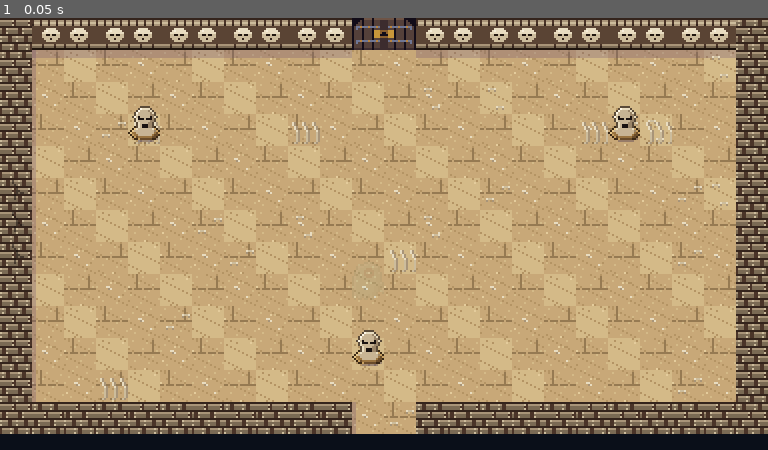
Above: before the commit, frame 1.
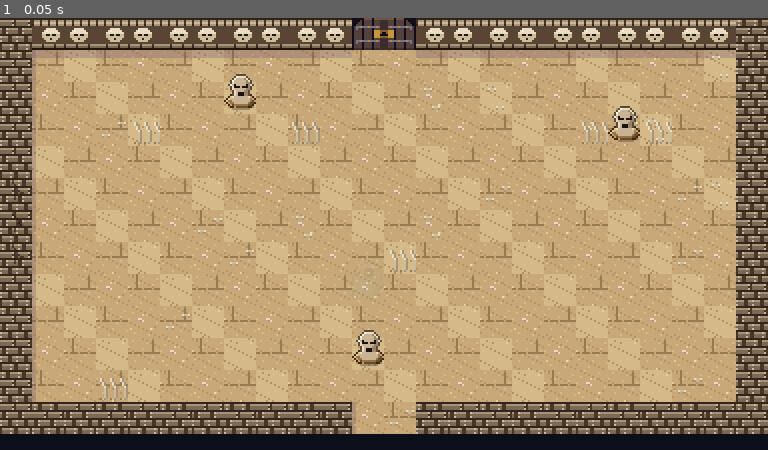
Above: after the commit, the same moment.

Repository: ashciraulo/Leviathan
Game: Godot game, scene res://rooms/room_40_8.tscn
The game is run twice, just before and just after one commit, with the same random seed, the same clock (stepped at 60 frames per second) and the same inputs. This scene is started directly instead of the project's main scene.
Inputs:
- Up to frame 1 (0.05 s): no input

The runs differ from the first frame. In frame 1, 0.3% of the frame differs, in the area x 16-34%, y 12-29%.

Commit message:
Marrow Tomb: review fixes (map, echo room bounds, Regent cooldown, Hush hurtbox)
Co-Authored-By: Claude Opus 5.5 <noreply@anthropic.com>
Claude-Session: https://claude.ai/code/session_01UYEn5VjHLAcVEoVjeQTmCo

Diff:
--- a/rooms/room_40_8.tscn
+++ b/rooms/room_40_8.tscn
@@ -12,8 +12,8 @@
 chest_hidden = true
 layout = "###########GG###########
 #......................#
-#......................#
-#...Z..............Z...#
+#......Z...............#
+#..................Z...#
 #......................#
 $..........C...........#
 $......................#
--- a/scripts/tomb/echo_wave.gd
+++ b/scripts/tomb/echo_wave.gd
@@ -12,10 +12,13 @@
 
 var _time := 0.0
 var _heard := {}
+var _room: Room
 
 
 func _ready() -> void:
 	z_index = 3
+	# The note stays in the room it was blown in.
+	_room = Room.under(get_tree(), global_position)
 
 
 func _physics_process(delta: float) -> void:
@@ -24,6 +27,8 @@
 	for node in get_tree().get_nodes_in_group("echo"):
 		var n := node as Node2D
 		if n == null or _heard.has(n.get_instance_id()) or not n.is_inside_tree():
+			continue
+		if _room != null and Room.under(get_tree(), n.global_position) != _room:
 			continue
 		if n.global_position.distance_to(global_position) <= radius + _reach(n):
 			_heard[n.get_instance_id()] = true
--- a/scripts/tomb/hollow_regent.gd
+++ b/scripts/tomb/hollow_regent.gd
@@ -29,7 +29,7 @@
 ## Hits he takes while open before he rebuilds.
 const HITS_PER_OPEN := 2
 ## How soon one note after another can break another piece.
-const PLATE_COOLDOWN := 0.5
+const PLATE_COOLDOWN := 0.3
 ## Pieces of armour (frames of the armour sheet) and where they sit.
 const PLATES := [
 	{"frame": 0, "at": Vector2(-15, -38)},
@@ -172,7 +172,12 @@
 
 ## The Echo Horn's note: one piece of armour shatters.
 func horn_hit(_from: Vector2) -> void:
-	if dying or mode in [Mode.INTRO, Mode.OPEN, Mode.REBUILD] or _plate_cool > 0.0:
+	if dying or mode in [Mode.INTRO, Mode.OPEN, Mode.REBUILD]:
+		return
+	if _plate_cool > 0.0:
+		# Too soon after the last: the note only rings off the bone.
+		Audio.play_sfx("block", global_position, 0.8)
+		_flash = 0.05
 		return
 	for i in plates.size():
 		if plates[i]:
--- a/scripts/tomb/hush.gd
+++ b/scripts/tomb/hush.gd
@@ -6,7 +6,7 @@
 ## then the sword can too.
 
 const DRIFT_SPEED := 30.0
-const SIGHT := 170.0
+const SIGHT := 220.0
 ## How long an echo shows it.
 const SHOWN_TIME := 4.0
 
@@ -23,7 +23,7 @@
 func _ready() -> void:
 	super._ready()
 	add_to_group("echo")
-	# It drifts through the barrow's bones and over gaps alike.
+	# It never falls: pits and water don't stop it, only walls.
 	collision_mask = 1 << (Layers.WORLD - 1)
 	for child in get_children():
 		if child is Sprite2D and child != _sprite:
@@ -33,13 +33,14 @@
 func _think(delta: float) -> void:
 	_sway += delta
 	shown = maxf(shown - delta, 0.0)
+	_set_seen(shown > 0.0)
 	var wren := get_player()
 	if wren == null:
 		velocity = Vector2.ZERO
 		return
 	var to_wren := wren.global_position - global_position
 	if to_wren.length() < SIGHT:
-		# Seen, it shrinks back a little; unseen, it comes on.
+		# Seen, it slows to a crawl; unseen, it comes on at full drift.
 		velocity = to_wren.normalized() * (DRIFT_SPEED * (0.4 if shown > 0.0 else 1.0))
 	else:
 		velocity = Vector2.ZERO
@@ -48,7 +49,17 @@
 func _physics_process(delta: float) -> void:
 	if _stun > 0.0 or not ai_enabled:
 		shown = maxf(shown - delta, 0.0)
+		_set_seen(shown > 0.0)
 	super._physics_process(delta)
+
+
+## Unseen, nothing can touch it: no sword, arrow or hook finds it.
+func _set_seen(seen: bool) -> void:
+	if _hurtbox == null or dying:
+		return
+	var layer := (1 << (Layers.ENEMY_HURTBOX - 1)) if seen else 0
+	if _hurtbox.collision_layer != layer:
+		_hurtbox.set_deferred("collision_layer", layer)
 
 
 func horn_hit(_from: Vector2) -> void:
@@ -57,6 +68,7 @@
 	if shown <= 0.0:
 		Audio.play_sfx("hush_reveal", global_position)
 	shown = SHOWN_TIME
+	_set_seen(true)
 	_flash = 0.1
 
 
--- a/scripts/ui/map_page.gd
+++ b/scripts/ui/map_page.gd
@@ -137,7 +137,7 @@
 		for y in rows.size():
 			for x in rows[y].length():
 				var ch := rows[y][x]
-				var color: Color = colors[1] if ch == "#" else (colors[2] if ch == "~" else colors[0])
+				var color: Color = colors[1] if ch == "#" or ch == "$" else (colors[2] if ch == "~" else colors[0])
 				# A faint grain on floors, darker at room edges.
 				if ch != "#" and ch != "~" and (x + y) % 2 == 0:
 					color = color.darkened(0.06)
--- a/scripts/world/room.gd
+++ b/scripts/world/room.gd
@@ -339,7 +339,6 @@
 			body.add_child(Layers.rect_shape(size, Vector2((start + x) * TILE / 2.0, y * TILE + TILE / 2.0)))
 
 
-## True when the tile is water a frost arrow froze.
 ## A hidden bone wall ($) has come down: it's floor now.
 func break_wall(tile: Vector2i) -> void:
 	_broken[tile] = true
@@ -351,6 +350,7 @@
 	return _has_ice_tiles or not _frozen.is_empty()
 
 
+## True when the tile is water a frost arrow froze.
 func is_frozen(tile: Vector2i) -> bool:
 	return _frozen.has(tile)
 
